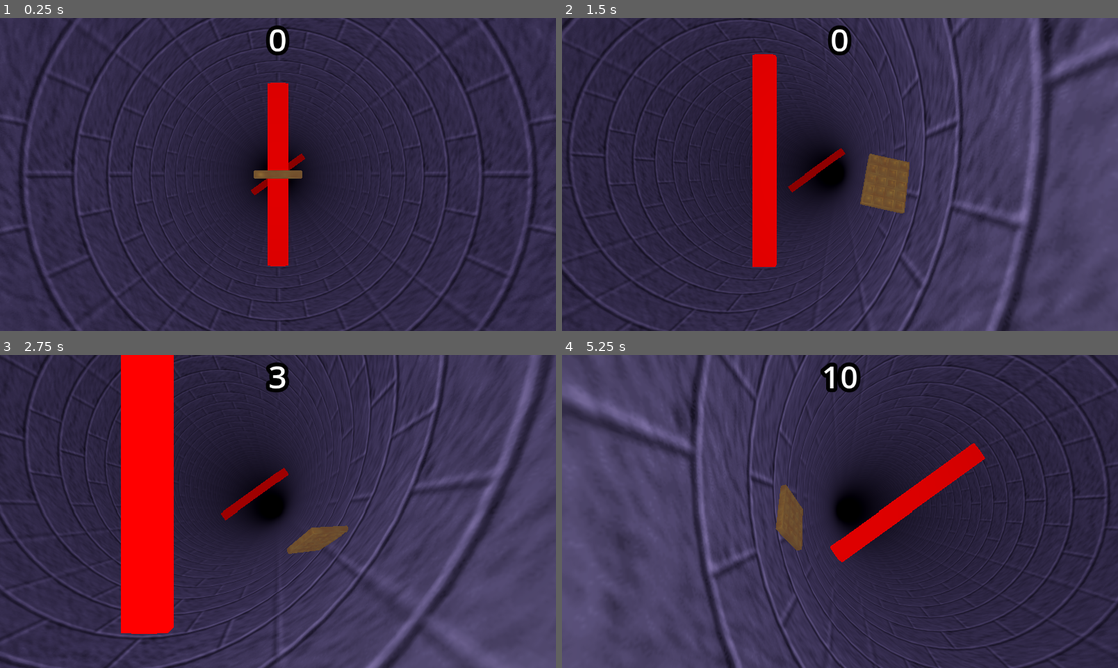
Above: before the commit, frames 1-4 (two rows, left to right).
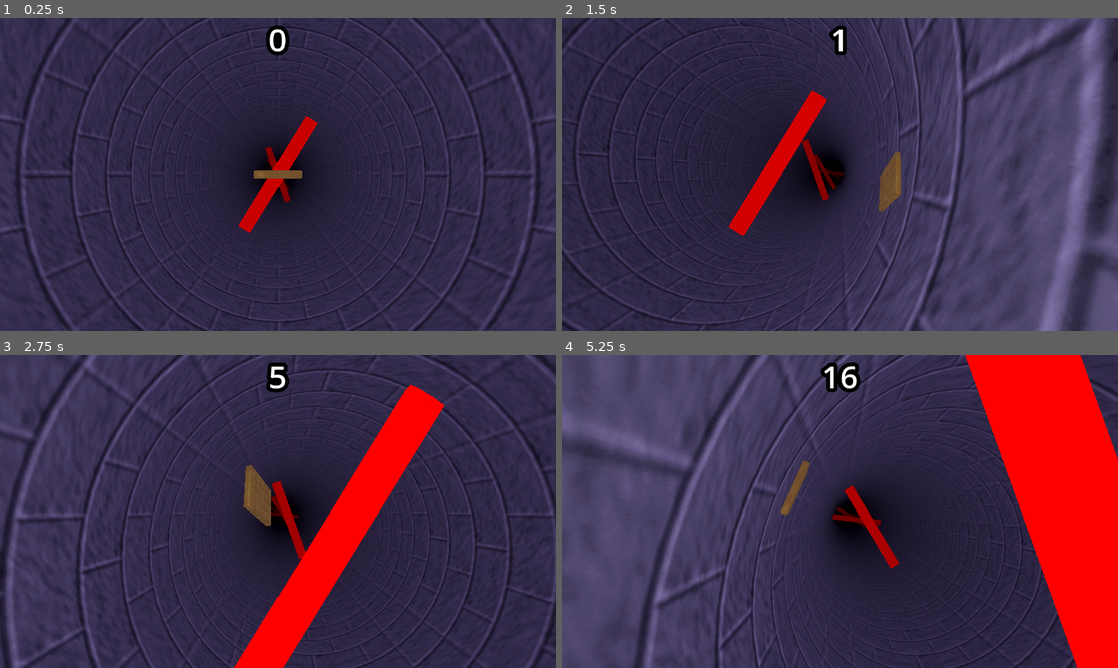
Above: after the commit, the same moments.

Repository: TaelsDaFoox/wafall
Game: Godot game, scene res://world.tscn
The game is run twice, just before and just after one commit, with the same random seed, the same clock (stepped at 60 frames per second) and the same inputs.
Inputs:
- Up to frame 1 (0.25 s): no input
- Up to frame 2 (1.5 s): tap Enter at 0.5 s; hold D (right) 0.53-1.28 s; tap Alt at 0.6 s; hold S (down) from 1.28 s (still down); tap Shift at 1.35 s
- Up to frame 3 (2.75 s): release S (down) at 2.03 s; hold D (right) from 2.03 s (still down); tap Alt at 2.1 s
- Up to frame 4 (5.25 s): release D (right) at 2.78 s; hold W (up) 2.78-3.53 s; tap Shift at 2.85, 4.35 s; hold A (left) 3.53-5.03 s; tap Alt at 3.6, 5.1 s; hold S (down) from 5.03 s (still down)

The runs differ from the first frame. In frame 1, 8.4% of the frame differs, in the area x 1-99%, y 0-100%; in frame 2, 21%; in frame 3, 50%, in the area x 0-100%, y 0-100%; in frame 4, 31%.

Commit message:
obstacles infinitely spawn
obstacles now despawn and spawn new ones below

Diff:
--- /dev/null
+++ b/materials/killbrick_mat.tres
@@ -0,0 +1,6 @@
+[gd_resource type="StandardMaterial3D" format=3 uid="uid://jdpydlx2ixyq"]
+
+[resource]
+albedo_color = Color(1, 0, 0, 1)
+emission_enabled = true
+emission = Color(1, 0, 0, 1)
--- a/obstacle.gd
+++ b/obstacle.gd
@@ -4,3 +4,6 @@
 	Global.wrap.connect(wrap)
 func wrap():
 	position.y+=20
+	if position.y>80:
+		$"../ObstacleController".spawnObstacle()
+		queue_free()
--- /dev/null
+++ b/obstacle_controller.gd
@@ -0,0 +1,19 @@
+extends Node3D
+var obstacle1 = load("res://obstacles/obstacle_line.tscn")
+@export var obstacledist = 200
+
+func _ready() -> void:
+	for i in 5:
+		spawnObstacleCustom(i*obstacledist+100)
+
+func spawnObstacle():
+	var obstacle = obstacle1.instantiate()
+	get_parent().add_child(obstacle)
+	obstacle.position.y = -obstacledist*5
+	obstacle.rotation.y=randf()*PI*2
+
+func spawnObstacleCustom(dist:float):
+	var obstacle = obstacle1.instantiate()
+	get_parent().add_child.call_deferred(obstacle)
+	obstacle.position.y = -dist
+	obstacle.rotation.y=randf()*PI*2
--- /dev/null
+++ b/obstacles/obstacle_checker.tscn
@@ -0,0 +1,28 @@
+[gd_scene load_steps=3 format=3 uid="uid://ufildksfj5fi"]
+
+[ext_resource type="Material" uid="uid://jdpydlx2ixyq" path="res://materials/killbrick_mat.tres" id="1_4pxme"]
+
+[sub_resource type="BoxShape3D" id="BoxShape3D_4pxme"]
+size = Vector3(97.8407, 2.282959, 94.16907)
+
+[node name="Obstacle" type="Node3D"]
+
+[node name="CSGBox3D" type="CSGBox3D" parent="."]
+transform = Transform3D(1, 0, 0, 0, 1, 0, 0, 0, 1, 47.64621, 0, 29.917053)
+size = Vector3(97.84711, 2.3857422, 93.4259)
+material = ExtResource("1_4pxme")
+
+[node name="CSGBox3D2" type="CSGBox3D" parent="."]
+transform = Transform3D(1, 0, 0, 0, 1, 0, 0, 0, 1, -50.182377, 0, -63.59141)
+size = Vector3(97.84711, 2.3857422, 93.4259)
+material = ExtResource("1_4pxme")
+
+[node name="Area3D" type="Area3D" parent="."]
+
+[node name="CollisionShape3D" type="CollisionShape3D" parent="Area3D"]
+transform = Transform3D(1, 0, 0, 0, 1, 0, 0, 0, 1, -50.17975, 0, -63.920227)
+shape = SubResource("BoxShape3D_4pxme")
+
+[node name="CollisionShape3D2" type="CollisionShape3D" parent="Area3D"]
+transform = Transform3D(1, 0, 0, 0, 1, 0, 0, 0, 1, 47.50903, 0.013225555, 30.189287)
+shape = SubResource("BoxShape3D_4pxme")
--- /dev/null
+++ b/obstacles/obstacle_line.tscn
@@ -0,0 +1,17 @@
+[gd_scene load_steps=4 format=3 uid="uid://dqmp38mkfv0yn"]
+
+[ext_resource type="Script" uid="uid://mguwx63lkt2u" path="res://obstacle.gd" id="1_882fk"]
+[ext_resource type="Material" uid="uid://jdpydlx2ixyq" path="res://materials/killbrick_mat.tres" id="1_qdxwr"]
+
+[sub_resource type="BoxShape3D" id="BoxShape3D_5qy2g"]
+size = Vector3(10.728516, 2.282959, 108.23047)
+
+[node name="Obstacle" type="CSGBox3D"]
+size = Vector3(10.7126465, 2.3063965, 121.94751)
+material = ExtResource("1_qdxwr")
+script = ExtResource("1_882fk")
+
+[node name="Area3D" type="Area3D" parent="."]
+
+[node name="CollisionShape3D" type="CollisionShape3D" parent="Area3D"]
+shape = SubResource("BoxShape3D_5qy2g")
--- a/project.godot
+++ b/project.godot
@@ -65,7 +65,7 @@
 [physics]
 
 common/physics_ticks_per_second=240
-3d/default_gravity=15.0
+3d/default_gravity=30.0
 
 [rendering]
 
--- a/waffle.gd
+++ b/waffle.gd
@@ -4,7 +4,7 @@
 func _physics_process(delta: float) -> void:
 	var input_dir = Input.get_vector("left","right","up","down",0.5)
 	apply_central_force(Vector3(input_dir.x,0,input_dir.y)*(delta*movespeed))
-	apply_torque(Vector3(input_dir.x,0,input_dir.y)*(delta*movespeed))
+	apply_torque(Vector3(input_dir.y,0,-input_dir.x)*(delta*movespeed))
 	#print(input_dir)
 	if position.y<20:
 		position.y+=20
--- a/world.tscn
+++ b/world.tscn
@@ -6,7 +6,7 @@
 [ext_resource type="Script" uid="uid://vawiibyw4ptv" path="res://camera.gd" id="3_tlwt5"]
 [ext_resource type="Script" uid="uid://cborgbtsf0dtx" path="res://wall_collision.gd" id="4_aqk2v"]
 [ext_resource type="PackedScene" uid="uid://bvivxs4owof8v" path="res://ui.tscn" id="6_dwbse"]
-[ext_resource type="Script" uid="uid://mguwx63lkt2u" path="res://obstacle.gd" id="7_pkg7o"]
+[ext_resource type="Script" uid="uid://hdu1pfek40vo" path="res://obstacle_controller.gd" id="8_gbfbk"]
 
 [sub_resource type="Environment" id="Environment_gv5m4"]
 ambient_light_source = 2
@@ -14,14 +14,6 @@
 fog_enabled = true
 fog_light_color = Color(0, 0, 0, 1)
 fog_density = 0.005
-
-[sub_resource type="StandardMaterial3D" id="StandardMaterial3D_dwbse"]
-albedo_color = Color(1, 0, 0, 1)
-emission_enabled = true
-emission = Color(1, 0, 0, 1)
-
-[sub_resource type="BoxShape3D" id="BoxShape3D_dwbse"]
-size = Vector3(10.728516, 2.282959, 108.23047)
 
 [node name="World" type="Node3D"]
 
@@ -61,24 +53,5 @@
 
 [node name="UI" parent="." instance=ExtResource("6_dwbse")]
 
-[node name="Obstacle" type="CSGBox3D" parent="."]
-transform = Transform3D(1, 0, 0, 0, 1, 0, 0, 0, 1, 0, -72.83896, 0)
-size = Vector3(10.7126465, 2.3063965, 121.94751)
-material = SubResource("StandardMaterial3D_dwbse")
-script = ExtResource("7_pkg7o")
-
-[node name="Area3D" type="Area3D" parent="Obstacle"]
-
-[node name="CollisionShape3D" type="CollisionShape3D" parent="Obstacle/Area3D"]
-shape = SubResource("BoxShape3D_dwbse")
-
-[node name="Obstacle2" type="CSGBox3D" parent="."]
-transform = Transform3D(0.58473116, 0, -0.81122714, 0, 1, 0, 0.81122714, 0, 0.58473116, 0, -288.8379, 0)
-size = Vector3(10.7126465, 2.3063965, 121.94751)
-material = SubResource("StandardMaterial3D_dwbse")
-script = ExtResource("7_pkg7o")
-
-[node name="Area3D" type="Area3D" parent="Obstacle2"]
-
-[node name="CollisionShape3D" type="CollisionShape3D" parent="Obstacle2/Area3D"]
-shape = SubResource("BoxShape3D_dwbse")
+[node name="ObstacleController" type="Node3D" parent="."]
+script = ExtResource("8_gbfbk")
Not shown, added: obstacle_controller.gd.uid
Not shown: 1 places in world.tscn that only renumber resources
